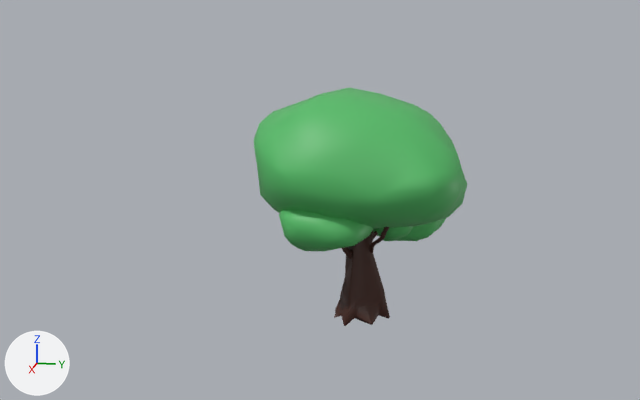
An edit to the FBX model Assets/Models/Terrain/oakTree.fbx, drawn before and after from the same camera.
Before and after are seen from a camera (50 mm lens) standing at (14.67, 2.44, 4.27) and looking at (-0.44, -0.59, 0.5). The axes (+X, +Y, +Z) are drawn at lower left. The lights are the same throughout. Where no turn or scale is listed for an object, it has been applied to the vertices.

The older version as bpy lines, for what is in view:
```python
me_cube_007 = bpy.data.meshes.new('Cube.007')
me_cube_007.from_pydata(...)  # 114 vertices, 114 faces; spans x -2.13..1.88, y -1.8..1.92, z -8.43..0.38
me_cube_007.materials.append(mat_material_002)  # brown #422015
me_plane_003 = bpy.data.meshes.new('Plane.003')
me_plane_003.from_pydata(...)  # 450 vertices, 785 faces; spans x -1.93..1.58, y -1.85..1.81, z 1.2..3.97
me_plane_003.materials.append(mat_material_001)  # green #55bd68
ob_plane_003 = bpy.data.objects.new('Plane.003', me_plane_003)
ob_plane_003.location = (-0.29, 0.18, -1.5)
ob_trunk_001 = bpy.data.objects.new('Trunk.001', me_cube_007)
ob_trunk_001.location = (-0.29, 0.18, -1.5)
ob_trunk_001.rotation_euler = (0.0, 0.0, 0.486)  # degrees (0, 0, 28)
ob_trunk_001.scale = (-0.263, -0.263, -0.263)
```
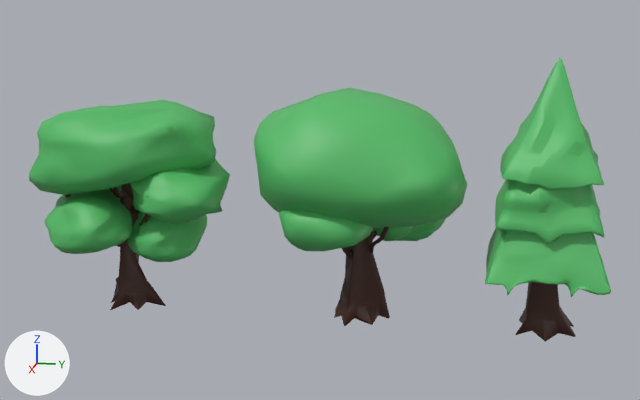
Where the newer file only moved an object's origin or applied its transform, the numbers keep the older frame.

What changed in the scene script:
```text
Add me_plane_001:
    me_plane_001.from_pydata(...)  # 1800 vertices, 3140 faces; spans x -1.52..1.29, y -1.82..1.85, z 0.81..3.67
    me_plane_001.materials.append(mat_material_001)  # green #55bd68
Add me_cube_007_1:
    me_cube_007_1.from_pydata(...)  # 363 vertices, 449 faces; spans x -1.03..0.97, y -0.96..0.63, z 2.52..4.55
    me_cube_007_1.materials.append(mat_material_001)  # green #55bd68
Add me_cube_012:
    me_cube_012.from_pydata(...)  # 147 vertices, 143 faces; spans x -2.93..2.3, y -2.5..2.82, z -12.83..0.58
    me_cube_012.materials.append(mat_material_002)  # brown #422015
Add me_cube_010:
    me_cube_010.from_pydata(...)  # 103 vertices, 105 faces; spans x -1.79..2.17, y -1.61..2.23, z -8.25..0.32
    me_cube_010.materials.append(mat_material_002)  # brown #422015
Add me_cube_008:
    me_cube_008.from_pydata(...)  # 564 vertices, 555 faces; spans x -1.06..0.97, y -1.0..0.68, z 1.72..3.18
    me_cube_008.materials.append(mat_material_001)  # green #55bd68
Add me_cube_009:
    me_cube_009.from_pydata(...)  # 1654 vertices, 1652 faces; spans x -1.15..1.08, y -1.11..0.81, z 0.92..2.05
    me_cube_009.materials.append(mat_material_001)  # green #55bd68
Add me_cylinder_003:
    me_cylinder_003.from_pydata(...)  # 820 vertices, 561 faces; spans x -0.99..1.02, y -1.45..1.09, z 0.93..2.74
    me_cylinder_003.materials.append(mat_material_002)  # brown #422015
Add ob_plane_001:
    ob_plane_001 = bpy.data.objects.new('Plane.001', me_plane_001)
    ob_plane_001.location = (-0.14, -4.02, -1.46)
Add ob_leaves_layer_1:
    ob_leaves_layer_1 = bpy.data.objects.new('Leaves Layer 1', me_cube_007_1)
    ob_leaves_layer_1.location = (0.02, 3.49, -1.45)
Add ob_trunk_002:
    ob_trunk_002 = bpy.data.objects.new('Trunk.002', me_cube_012)
    ob_trunk_002.location = (-0.14, -4.02, -1.46)
    ob_trunk_002.rotation_euler = (0.0, 0.0, 0.486)  # degrees (0, 0, 28)
    ob_trunk_002.scale = (-0.191, -0.191, -0.191)
Add ob_trunk:
    ob_trunk = bpy.data.objects.new('Trunk', me_cube_010)
    ob_trunk.location = (0.02, 3.49, -1.45)
    ob_trunk.scale = (-0.258, -0.258, -0.258)
Add ob_leaves_layer_2:
    ob_leaves_layer_2 = bpy.data.objects.new('Leaves Layer 2', me_cube_008)
    ob_leaves_layer_2.location = (0.02, 3.49, -1.45)
Add ob_leaves_layer_3:
    ob_leaves_layer_3 = bpy.data.objects.new('Leaves Layer 3', me_cube_009)
    ob_leaves_layer_3.location = (0.02, 3.49, -1.45)
Add ob_cylinder_001:
    ob_cylinder_001 = bpy.data.objects.new('Cylinder.001', me_cylinder_003)
    ob_cylinder_001.location = (-0.14, -4.02, -1.46)
```

Changed parts and their boxes [x1, y1, x2, y2] in the pictures (640 x 400 px):
'Plane.001', added (green)
    after: [29, 100, 230, 262]
'Leaves Layer 1', added (green)
    after: [500, 58, 604, 190]
'Leaves Layer 3', added (green)
    after: [485, 228, 611, 297]
'Leaves Layer 2', added (green)
    after: [495, 179, 605, 244]
'Trunk', added (brown)
    after: [515, 282, 576, 342]
'Trunk.002', added (brown)
    after: [110, 192, 166, 310]
'Cylinder.001', added
    after: [65, 183, 152, 247]
